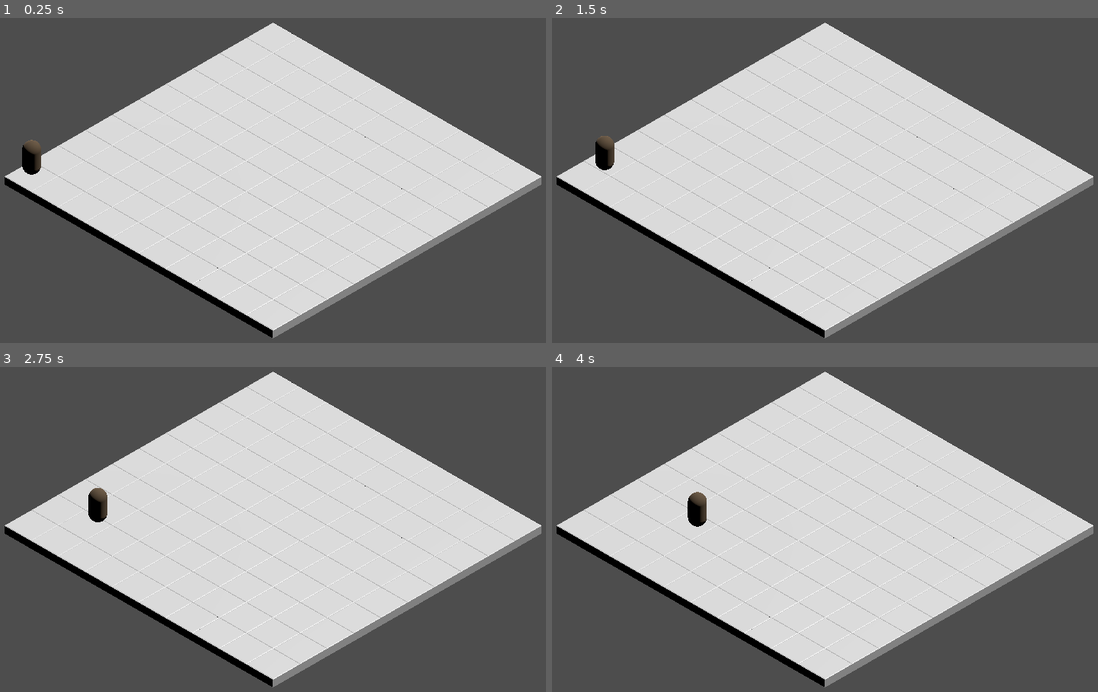
Above: before the commit, frames 1-4 (two rows, left to right).
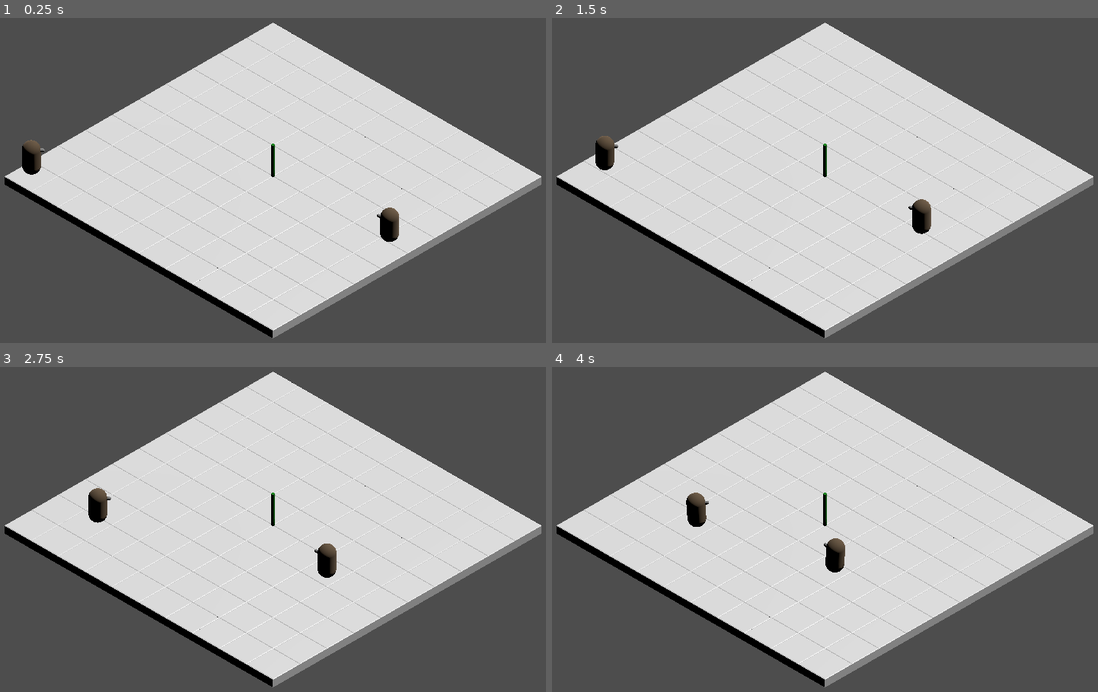
Above: after the commit, the same moments.

Repository: alexshopov/godot-steering-3d
Game: Godot game, scene res://scenes/main.tscn
Two runs of this game, one before a commit and one after it. Both use one fixed random seed, a clock stepped at 60 frames per second and the inputs below.
Inputs:
- Up to frame 1 (0.25 s): no input
- Up to frame 2 (1.5 s): no input
- Up to frame 3 (2.75 s): no input
- Up to frame 4 (4 s): no input

The runs differ from the first frame. In frame 1, 0.4% of the frame differs, in the area x 4-74%, y 37-69%; in frame 2, 0.4%; in frame 3, 0.4%; in frame 4, 0.5%, in the area x 24-54%, y 38-64%.

Commit message:
refactored steering state

Diff:
--- a/scenes/agents/grazer/grazer.tscn
+++ b/scenes/agents/grazer/grazer.tscn
@@ -11,8 +11,10 @@
 [sub_resource type="CapsuleMesh" id="CapsuleMesh_xtghu"]
 material = SubResource("StandardMaterial3D_hvg1i")
 
+[sub_resource type="CapsuleMesh" id="CapsuleMesh_1tclt"]
+
 [sub_resource type="CapsuleShape3D" id="CapsuleShape3D_h02eg"]
-radius = 0.250959
+radius = 0.275574
 height = 0.984901
 
 [sub_resource type="Animation" id="Animation_t24wf"]
@@ -67,6 +69,10 @@
 transform = Transform3D(0.5, 0, 0, 0, 0.5, 0, 0, 0, 0.5, 0, 0, 0)
 mesh = SubResource("CapsuleMesh_xtghu")
 
+[node name="MeshInstance3D" type="MeshInstance3D" parent="Pivot"]
+transform = Transform3D(0.1, 0, 0, 0, -4.37114e-09, -0.1, 0, 0.1, -4.37114e-09, -0.000813425, 0.220671, -0.253771)
+mesh = SubResource("CapsuleMesh_1tclt")
+
 [node name="CollisionShape3D" type="CollisionShape3D" parent="."]
 transform = Transform3D(1, 0, 0, 0, 1, 0, 0, 0, 1, 0, 0.5, 0)
 shape = SubResource("CapsuleShape3D_h02eg")
--- a/scenes/main.tscn
+++ b/scenes/main.tscn
@@ -1,7 +1,12 @@
-[gd_scene load_steps=3 format=3 uid="uid://bry5dy0pf4rrw"]
+[gd_scene load_steps=5 format=3 uid="uid://bry5dy0pf4rrw"]
 
 [ext_resource type="PackedScene" uid="uid://cr7n3fcbv7spu" path="res://scenes/agents/grazer/grazer.tscn" id="1_o5qli"]
 [ext_resource type="PackedScene" uid="uid://cjemxr2b3rsf6" path="res://scenes/environment/environment.tscn" id="2_0wfyh"]
+
+[sub_resource type="CylinderMesh" id="CylinderMesh_0wfyh"]
+
+[sub_resource type="StandardMaterial3D" id="StandardMaterial3D_sugp2"]
+albedo_color = Color(0.0509804, 0.537255, 0.0784314, 1)
 
 [node name="Main" type="Node3D"]
 
@@ -9,9 +14,15 @@
 transform = Transform3D(-0.866023, -0.433016, 0.250001, 0, 0.499998, 0.866027, -0.500003, 0.749999, -0.43301, 0, 0, 0)
 shadow_enabled = true
 
-[node name="Grazer" parent="." node_paths=PackedStringArray("target") instance=ExtResource("1_o5qli")]
+[node name="GrazerManager" type="Node3D" parent="."]
+
+[node name="Grazer" parent="GrazerManager" node_paths=PackedStringArray("target") instance=ExtResource("1_o5qli")]
 transform = Transform3D(1, 0, 0, 0, 1, 0, 0, 0, 1, -4.51581, 0.014627, 4.48795)
-target = NodePath("../Target")
+target = NodePath("../../Target")
+
+[node name="Grazer2" parent="GrazerManager" node_paths=PackedStringArray("target") instance=ExtResource("1_o5qli")]
+transform = Transform3D(1, 0, 0, 0, 1, 0, 0, 0, 1, 4.3598, 0, 0)
+target = NodePath("../Grazer")
 
 [node name="Environment" parent="." instance=ExtResource("2_0wfyh")]
 
@@ -24,4 +35,8 @@
 size = 9.0
 
 [node name="Target" type="Node3D" parent="."]
-transform = Transform3D(1, 0, 0, 0, 1, 0, 0, 0, 1, -0.0243247, 0, -0.0589576)
+
+[node name="MeshInstance3D" type="MeshInstance3D" parent="Target"]
+transform = Transform3D(0.1, 0, 0, 0, 0.5, 0, 0, 0, 0.1, 0, 0.525693, 0)
+mesh = SubResource("CylinderMesh_0wfyh")
+surface_material_override/0 = SubResource("StandardMaterial3D_sugp2")
--- a/scripts/agents/grazer/grazer_seek_state.gd
+++ b/scripts/agents/grazer/grazer_seek_state.gd
@@ -5,10 +5,12 @@
 var grazer_idle_state : BaseState
 
 
+func _ready() -> void:
+	steering = SteeringSeek.new()
+
+
 func enter() -> void:
-	steering = SteeringSeek.new()
-	initSteering()
-
+	super()
 	steering.max_acceleration = max_acceleration
 
 	parent.play_animation(&"move")
@@ -27,5 +29,9 @@
 	if parent.velocity.length() > steering.max_speed:
 		parent.velocity = parent.velocity.normalized() * steering.max_speed
 
+	var align := parent.target.global_position
+	align.y = 0.2
+	parent.look_at(align, Vector3.UP)
+
 	parent.move_and_slide()
 	return null
--- a/scripts/agents/lib/state_machine/steering_state.gd
+++ b/scripts/agents/lib/state_machine/steering_state.gd
@@ -8,7 +8,7 @@
 
 var steering : SteeringBehavior
 
-func initSteering() -> void:
+func enter() -> void:
 	steering.agent = parent
 	steering.target = parent.target
 	steering.max_speed = max_speed
Not shown: 1 places in scenes/agents/grazer/grazer.tscn that only renumber resources
